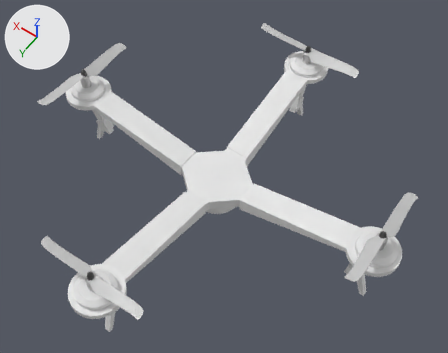
A saved change to the Blender file Arman/Drone 1.blend.
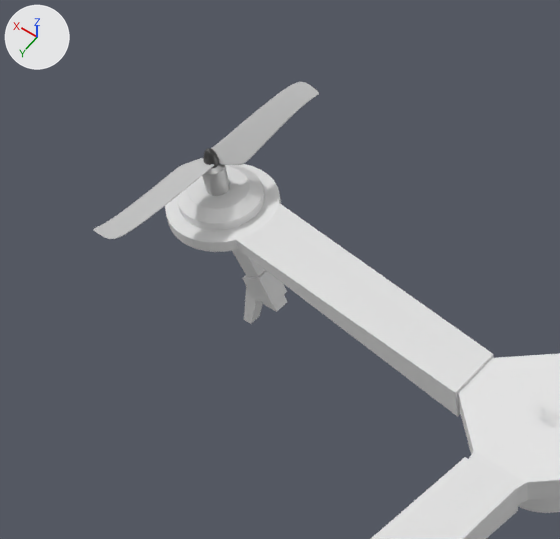
The first picture shows the older version from a 50 mm camera at (-9.47, 12.77, 20.5) aimed at (-0.16, -0.27, 0.01). The close-ups show both versions on the part from 0% to 50% of the width and 3% to 64% of the height of that picture; other places that the commit changed are outside them. Every picture has the same lights, and +X, +Y and +Z are marked at upper left.

The older version as bpy lines, for what is in view:
```python
ob_circle_002 = bpy.data.objects.new('Circle.002', me_circle_023)
ob_circle_002.location = (7.08, -0.01, 1.42)
ob_circle_002.rotation_euler = (0.0, 0.0, -0.00937)  # degrees (0, 0, -0.5)
ob_circle_002.scale = (0.753, 0.744, 1.14)
ob_lc1_4 = bpy.data.objects.new('LC1.4', me_cube_018)
ob_lc1_4.location = (6.73, -0.12, -0.01)
ob_lc1_4.rotation_euler = (-1.572, 0.0, 4.727)  # degrees (-90, 0, 271)
ob_lc1_4.scale = (0.157, 1.33, 0.157)
ob_lc2_4 = bpy.data.objects.new('LC2.4', me_cube_019)
ob_lc2_4.location = (6.43, -0.06, -0.64)
ob_lc2_4.rotation_euler = (-0.529, 0.0, 4.727)  # degrees (-30, 0, 271)
ob_lc2_4.scale = (0.205, 0.266, 0.261)
ob_lc3_4 = bpy.data.objects.new('LC3.4', me_cube_020)
ob_lc3_4.location = (6.87, 0.13, -1.37)
ob_lc3_4.rotation_euler = (0.0243, 0.0, 4.727)  # degrees (1.4, 0, 271)
ob_lc3_4.scale = (1.0, 1.0, 1.19)
ob_plane_002 = bpy.data.objects.new('Plane.002', me_plane_006)
ob_plane_002.parent = ob_sphere_002
ob_plane_002.location = (2.649, -2.302, 2.033)
ob_plane_002.rotation_euler = (0.0554, 0.0568, -0.85)  # degrees (3.2, 3.3, -49)
ob_plane_002.scale = (1.41, 1.56, 1.01)
ob_plane_003 = bpy.data.objects.new('Plane.003', me_plane_006)
ob_plane_003.parent = ob_sphere_003
ob_plane_003.location = (2.649, -2.302, 2.033)
ob_plane_003.rotation_euler = (0.00617, -0.0188, -2.419)  # degrees (0.4, -1.1, -139)
ob_plane_003.scale = (1.33, 1.42, 1.0)
# also in view: 'Cylinder.027' at (7.07, -0.02, 1.08); 'Cube.003' at (0.01, 4.02, 0.43); 'Cube.001' at (4.01, 0.0, 0.38); 'Cube' at (0.0, 0.01, 0.06)
```
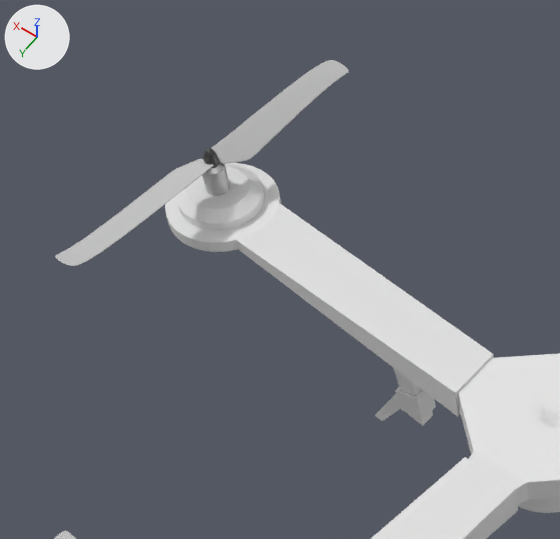
The edits, one by one:
Object 'LC1.4' (ob_lc1_4) moves from (6.73, -0.12, -0.01) to (3.06, -0.12, -0.79).
Object 'LC1.4' (ob_lc1_4) turns from (-90, 0, 271) to (-75, -0.2, 271) degrees about x, y and z.
Object 'LC2.4' (ob_lc2_4) moves from (6.43, -0.06, -0.64) to (2.94, -0.06, -1.48).
Object 'LC2.4' (ob_lc2_4) turns from (-30, 0, 271) to (-15, -0.2, 271) degrees about x, y and z.
Object 'LC3.4' (ob_lc3_4) moves from (6.87, 0.13, -1.37) to (3.55, 0.13, -2.07).
Object 'LC3.4' (ob_lc3_4) turns from (1.4, 0, 271) to (16, -0.2, 271) degrees about x, y and z.
Object 'Plane.003' (ob_plane_003) is rescaled from (1.33, 1.42, 1.0) to (1.9, 1.42, 1.0).
Object 'Plane.002' (ob_plane_002) moves from (2.649, -2.302, 2.033) to (2.659, -2.302, 2.033).
Object 'Plane.002' (ob_plane_002) is rescaled from (1.41, 1.56, 1.01) to (1.9, 1.56, 1.01).

What differs and where, as boxes (x1, y1, x2, y2) in the close-ups (560 x 539 px):
'Plane.002', moved, rescaled (30% wider, 31% taller): before (93, 82, 319, 239); after (55, 60, 349, 266)
'LC2.4', moved, turned: before (242, 271, 287, 305); after (395, 387, 436, 421)
'LC1.4', moved, turned: before (232, 249, 287, 312); after (393, 368, 433, 426)
'LC3.4', moved, turned: before (244, 286, 263, 324); after (375, 394, 401, 421)
'Plane.003', rescaled (not visible before): after (54, 530, 77, 539)
